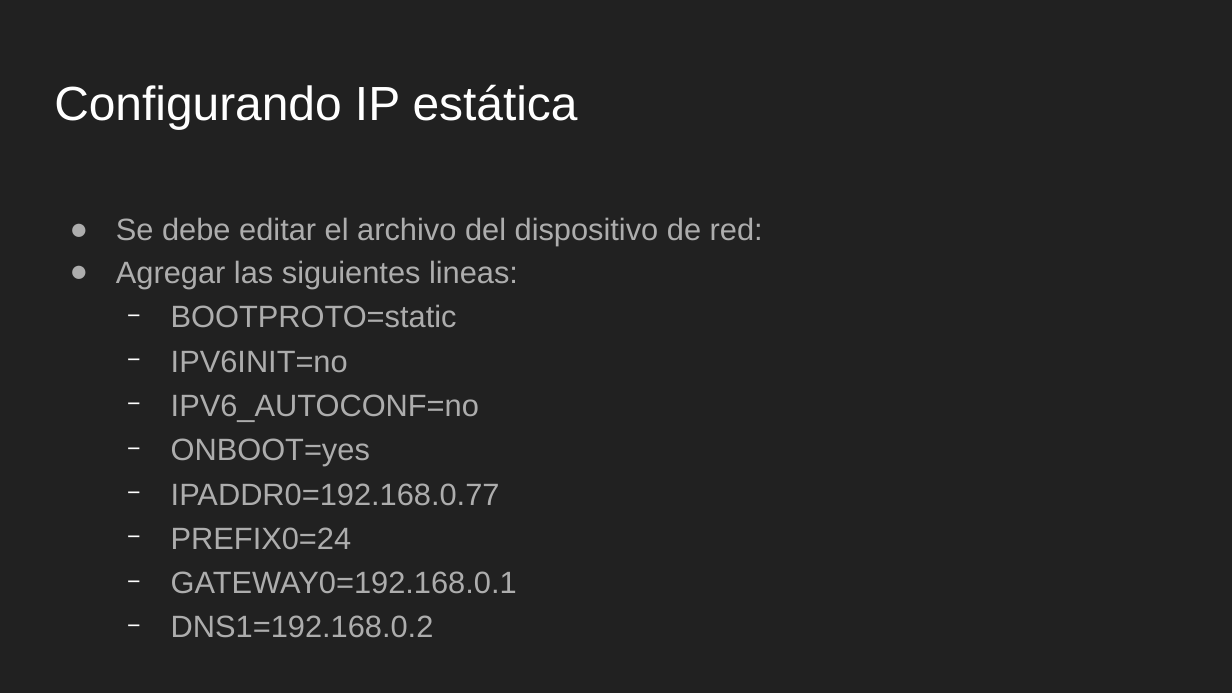
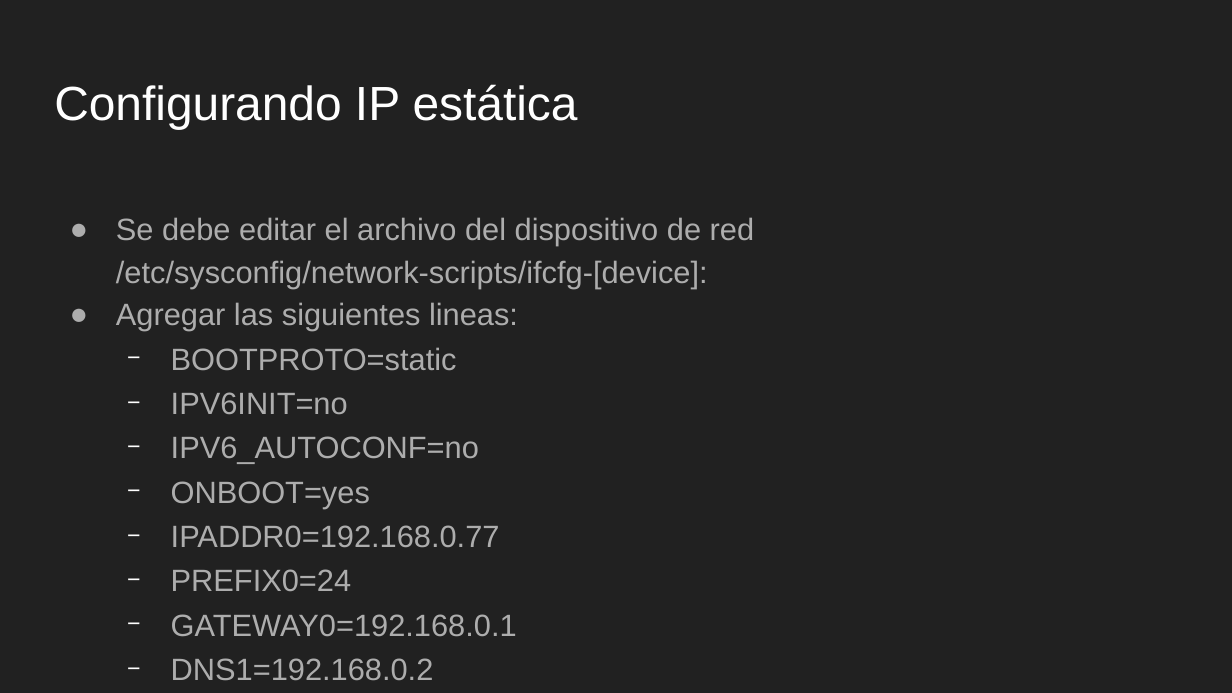
Before and after one commit to tabris2015/LNX102_103, a slide deck: slide 14 of slides/Sesion4.odp. Drawn at 1232x693 pixels with LibreOffice and Linux fonts; fonts in the diff are those of the drawing. Boxes give left, top, right and bottom in pixels: in the first picture for what was removed or moved away, otherwise in the second. Text is boxed around its words. In the diff, an @@ line names an element or a change of style, - is before the commit and + after.

```diff
--- a/slides/Sesion4.odp
+++ b/slides/Sesion4.odp
@@ text at (x1=116, y1=217, x2=755, y2=288): text changed @@
-● Se debe editar el archivo del dispositivo de red:
+● Se debe editar el archivo del dispositivo de red /etc/sysconfig/network-scripts/ifcfg-[device]:
```
Also in this commit, not shown: 2 other files.
